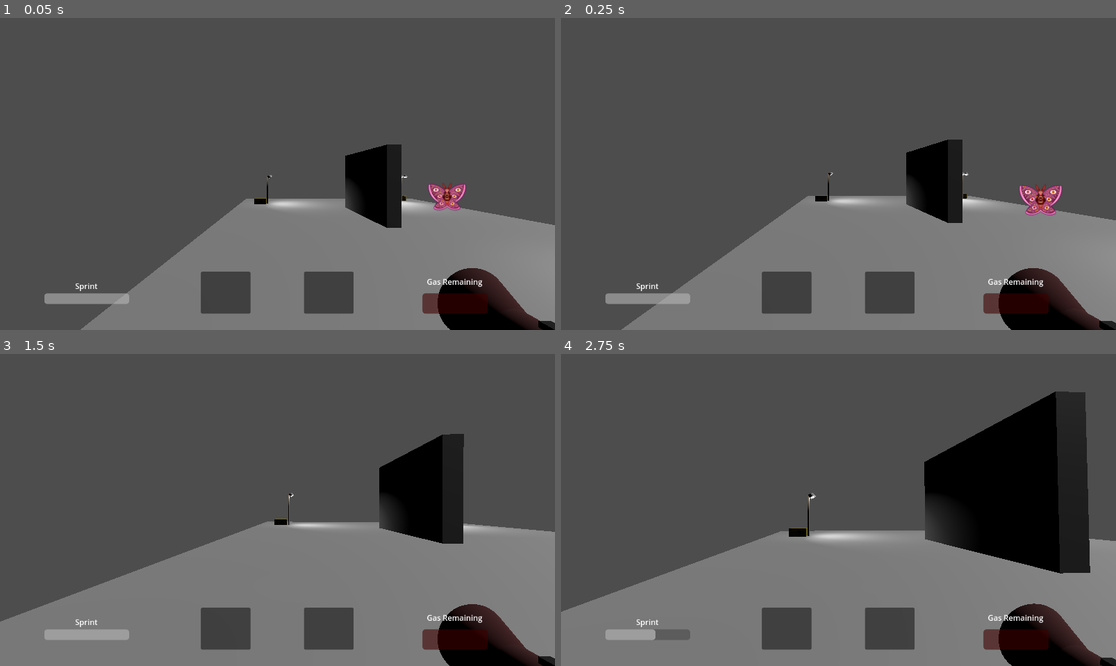
Above: before the commit, frames 1-4 (two rows, left to right).
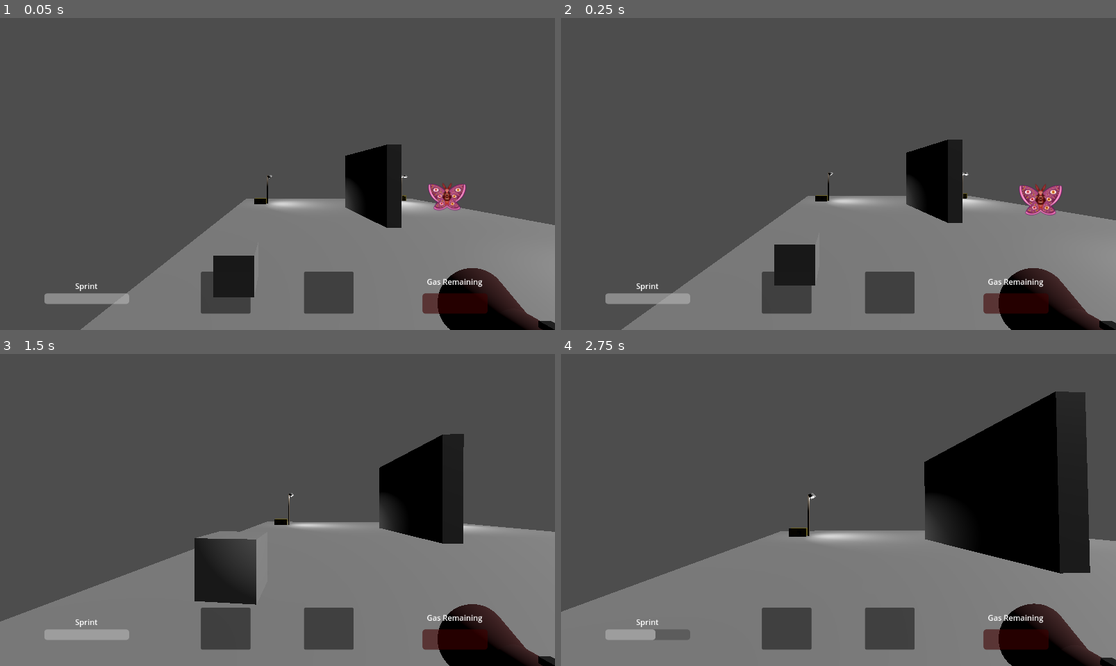
Above: after the commit, the same moments.

Repository: Nedajist/Phototaxis
Game: Godot game, scene res://moth_testing_scene.tscn
The game is run twice, just before and just after one commit, with the same random seed, the same clock (stepped at 60 frames per second) and the same inputs. This scene is started directly instead of the project's main scene.
Inputs (mouse positions are in pixels of both pictures, inside the frame that each line leads up to):
- Up to frame 1 (0.05 s): no input
- Up to frame 2 (0.25 s): no input
- Up to frame 3 (1.5 s): move the mouse to (305, 510) at 0.52 s; press the mouse at (305, 510) at 0.53 s; hold Up (ui_up) from 0.53 s (still down); move the mouse to (249, 510) at 1.27 s; release the mouse at (249, 510) at 1.28 s; right-click (249, 510) at 1.35 s
- Up to frame 4 (2.75 s): keep holding Up (ui_up); move the mouse to (849, 503) at 2.02 s; hold Shift (shift) from 2.03 s (still down)

The runs differ from the first frame. In frame 1, 1.0% of the frame differs, in the area x 38-46%, y 76-90%; in frame 2, 1.0%; in frame 3, 2.4%, in the area x 35-47%, y 56-81%; in frame 4, nothing differs.

Commit message:
just in case any of these changes are important

Diff:
--- a/moth_testing_scene.tscn
+++ b/moth_testing_scene.tscn
@@ -17,6 +17,8 @@
 
 [sub_resource type="BoxShape3D" id="BoxShape3D_bu470"]
 size = Vector3(1, 4.626709, 4.971817)
+
+[sub_resource type="BoxMesh" id="BoxMesh_jjlsi"]
 
 [node name="MothTestingScene" type="Node"]
 script = ExtResource("1_iqrvf")
@@ -76,3 +78,7 @@
 [node name="PlayerCharacter" parent="." node_paths=PackedStringArray("camera_lookat_target") instance=ExtResource("3_bu470")]
 transform = Transform3D(1, 0, 0, 0, 1, 0, 0, 0, 1, -6.1619954, 0.9999995, 15.071329)
 camera_lookat_target = NodePath("../MothEnemy")
+
+[node name="MeshInstance3D" type="MeshInstance3D" parent="."]
+transform = Transform3D(1, 0, 0, 0, 1, 0, 0, 0, 1, -7.224928, 0, 9.473162)
+mesh = SubResource("BoxMesh_jjlsi")
--- a/player_character.gd
+++ b/player_character.gd
@@ -181,3 +181,8 @@
 func _on_mothster_timer_timeout():
 	EventBus.mothster_ended.emit()
 	mothster_drunk = false
+
+
+func _on_area_3d_body_entered(body):
+	if body.is_in_group("Lights"):
+		print("YEAAA")
--- a/scenes/player_character.tscn
+++ b/scenes/player_character.tscn
@@ -12,6 +12,9 @@
 
 [sub_resource type="BoxShape3D" id="BoxShape3D_4akcp"]
 size = Vector3(1, 1, 2)
+
+[sub_resource type="BoxShape3D" id="BoxShape3D_uj7mf"]
+size = Vector3(1, 1, 3.354004)
 
 [node name="PlayerCharacter" type="CharacterBody3D"]
 script = ExtResource("1_02ohv")
@@ -46,5 +49,12 @@
 [node name="InventoryComponent" parent="." instance=ExtResource("5_uj7mf")]
 unique_name_in_owner = true
 
+[node name="Area3D" type="Area3D" parent="."]
+
+[node name="CollisionShape3D" type="CollisionShape3D" parent="Area3D"]
+transform = Transform3D(1, 0, 0, 0, 1, 0, 0, 0, 1, 0, 0.65277743, -2.1788502)
+shape = SubResource("BoxShape3D_uj7mf")
+
 [connection signal="moth_out_of_view" from="Camera3D" to="." method="_on_camera_3d_moth_out_of_view"]
 [connection signal="spotted_moth" from="Camera3D" to="." method="_on_camera_3d_spotted_moth"]
+[connection signal="body_entered" from="Area3D" to="." method="_on_area_3d_body_entered"]
Not shown: 1 places in moth_testing_scene.tscn that only renumber resources
Not shown: 1 places in scenes/player_character.tscn that only renumber resources
